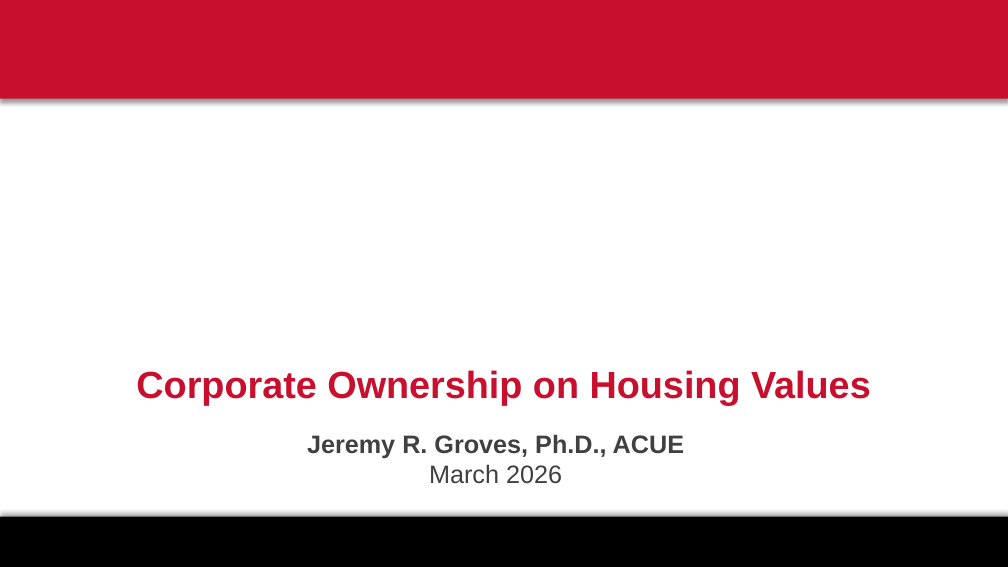
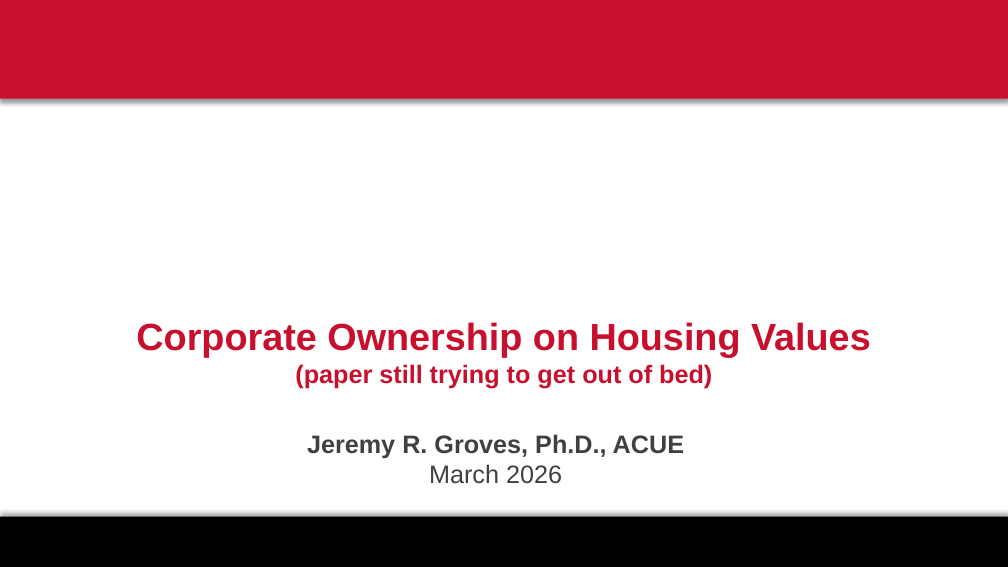
Before and after one commit to jrgroves/CorpHousing, a slide deck: slide 1 of Paper/MEA 2026 Presntation.pptx. Drawn at 1008x567 pixels with LibreOffice and Linux fonts; fonts in the diff are those of the drawing; background and template pictures are left out. Boxes give left, top, right and bottom in pixels: in the first picture for what was removed or moved away, otherwise in the second. Text is boxed around its words. In the diff, an @@ line names an element or a change of style, - is before the commit and + after.

```diff
--- a/Paper/MEA 2026 Presntation.pptx
+++ b/Paper/MEA 2026 Presntation.pptx
@@ title "Corporate Ownership on Housing Values ..." at (136,322,871,388): vertical alignment bottom to top @@
@@ title at (136,322,871,388): text changed @@
-Corporate Ownership on Housing Values
+Corporate Ownership on Housing Values
+(paper still trying to get out of bed)
```
Also in this commit, not shown: 8 other files.
